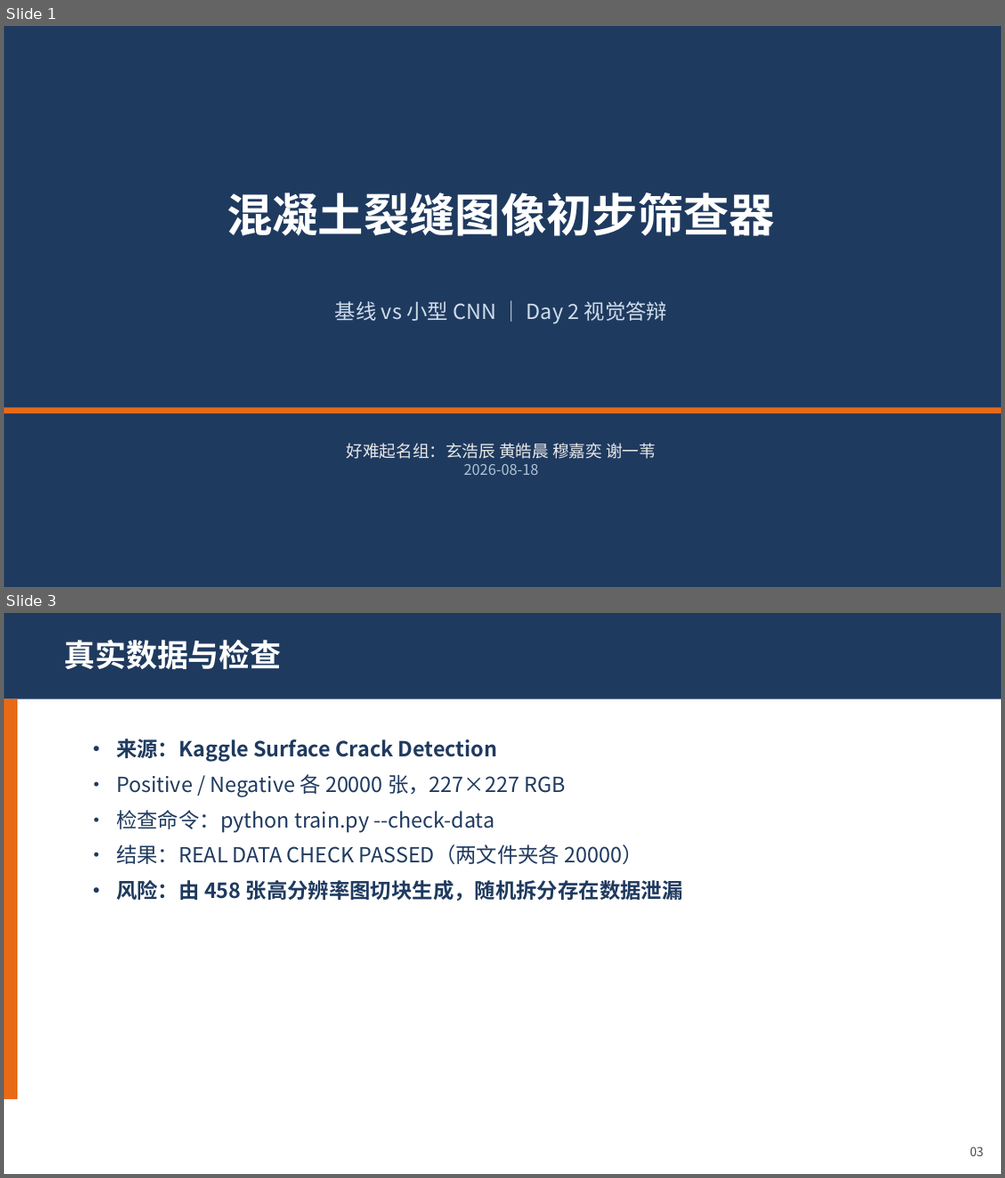
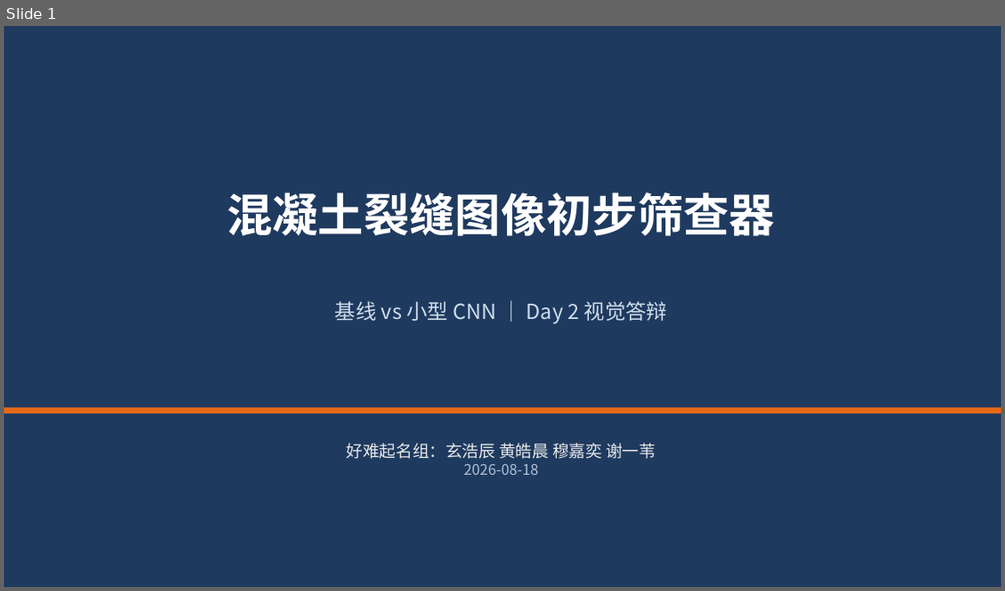
Before and after one commit to tissuefish/ai-camp-2026-d2-xuanhaochen-u202410766, a slide deck: presentation.pptx. Shown one above the other, each under a label of ours: slides 1 and 3 before the commit, slide 1 after it; the slides between them are not shown. The pictures are 1005x1178 and 1005x591 pixels, drawn with LibreOffice and Linux fonts; fonts in the diff are those of the drawing. Boxes give left, top, right and bottom in pixels: in the first picture for what was removed or moved away, otherwise in the second. Text is boxed around its words. In the diff, an @@ line names an element or a change of style, - is before the commit and + after.

```diff
--- a/presentation.pptx
+++ b/presentation.pptx
@@ slide 3 removed at bbox=[4, 613, 1001, 1174], background #FFFFFF @@
@@ rectangle removed at bbox=[4, 613, 1001, 699] @@
@@ text removed at bbox=[64, 640, 282, 669] @@
-真实数据与检查
@@ rectangle removed at bbox=[4, 699, 17, 1099] @@
@@ text removed at bbox=[116, 738, 683, 900] @@
-• 来源：Kaggle Surface Crack Detection
-• Positive / Negative 各 20000 张，227×227 RGB
-• 检查命令：python train.py --check-data
-• 结果：REAL DATA CHECK PASSED（两文件夹各 20000）
-• 风险：由 458 张高分辨率图切块生成，随机拆分存在数据泄漏
@@ text removed at bbox=[970, 1146, 984, 1156] @@
-03
```
Also in this commit, not shown: 4 slides changed, 5 other slides removed.
